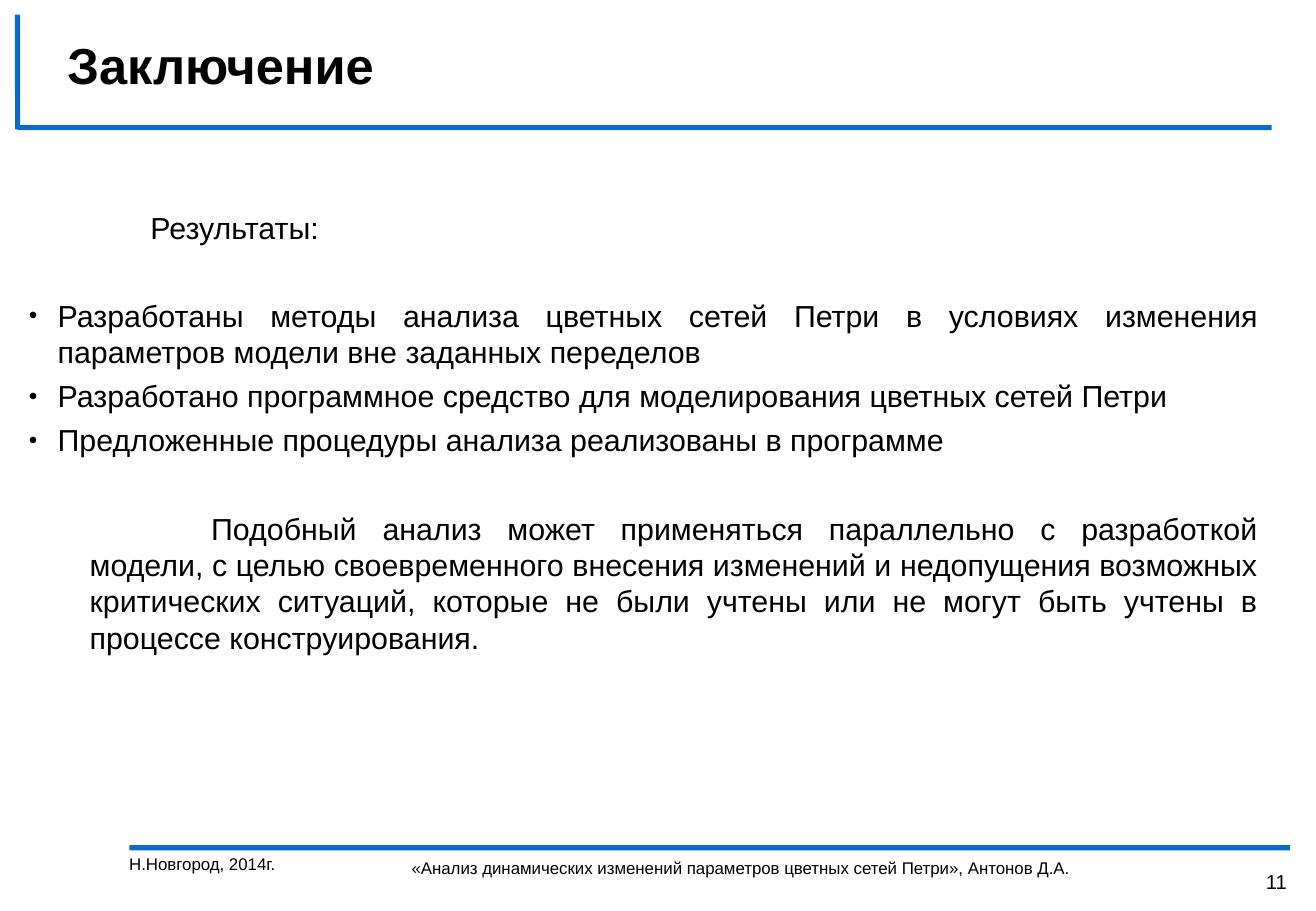
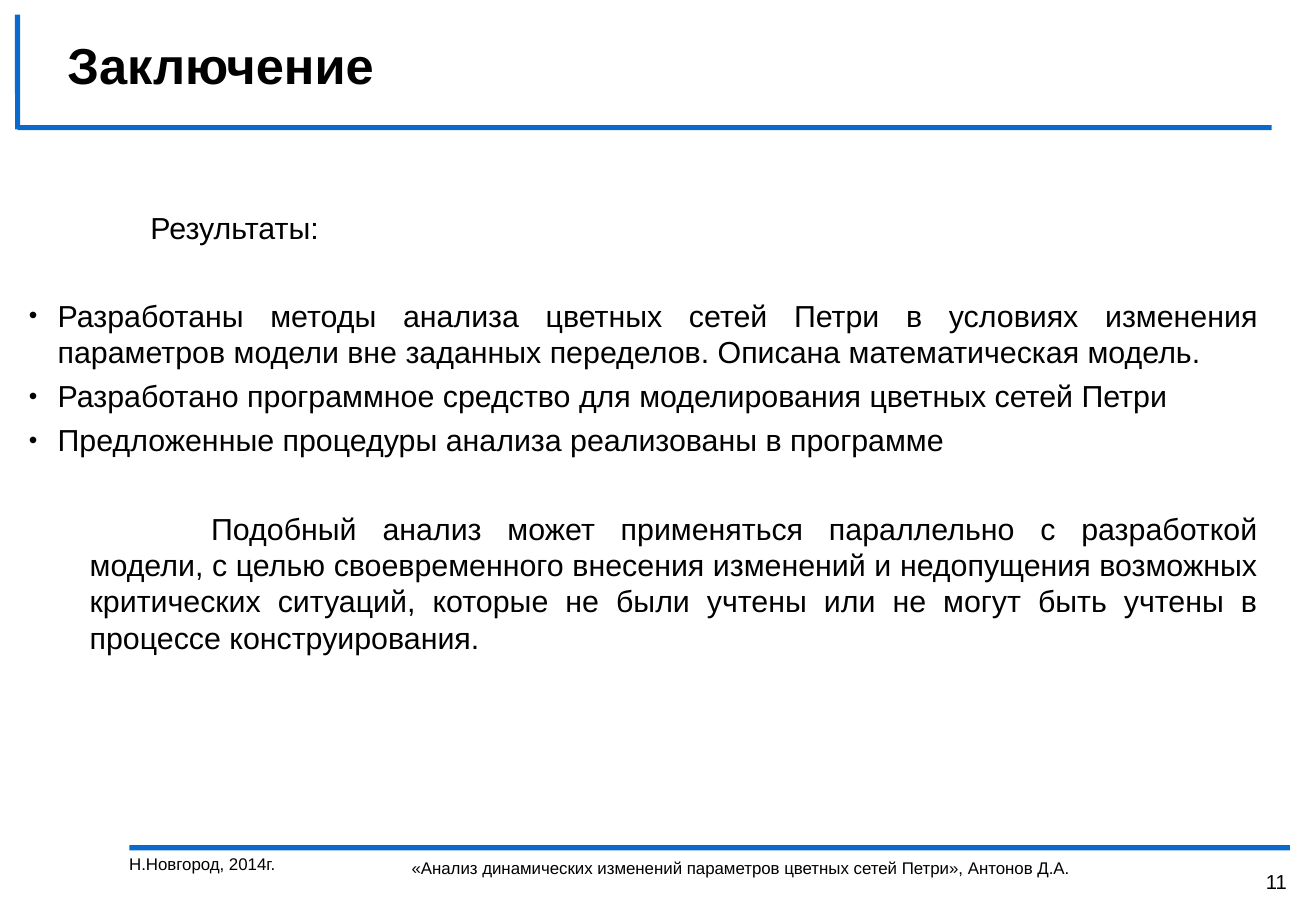
Before and after one commit to DeantoPrivate/myPetri, a slide deck: slide 11 of диплом/презентация и выступление/презентация.ppt. Drawn at 1316x911 pixels with LibreOffice and Linux fonts; fonts in the diff are those of the drawing; background and template pictures are left out. Boxes give left, top, right and bottom in pixels: in the first picture for what was removed or moved away, otherwise in the second. Text is boxed around its words. In the diff, an @@ line names an element or a change of style, - is before the commit and + after.

```diff
--- a/диплом/презентация и выступление/презентация.ppt
+++ b/диплом/презентация и выступление/презентация.ppt
@@ text at (58, 304, 1257, 369): text changed @@
-• Разработаны методы анализа цветных сетей Петри в условиях изменения параметров модели вне заданных переделов
+• Разработаны методы анализа цветных сетей Петри в условиях изменения параметров модели вне заданных переделов. Описана математическая модель.
```
Also in this commit, not shown: 4 other slides changed, 9 other files.
